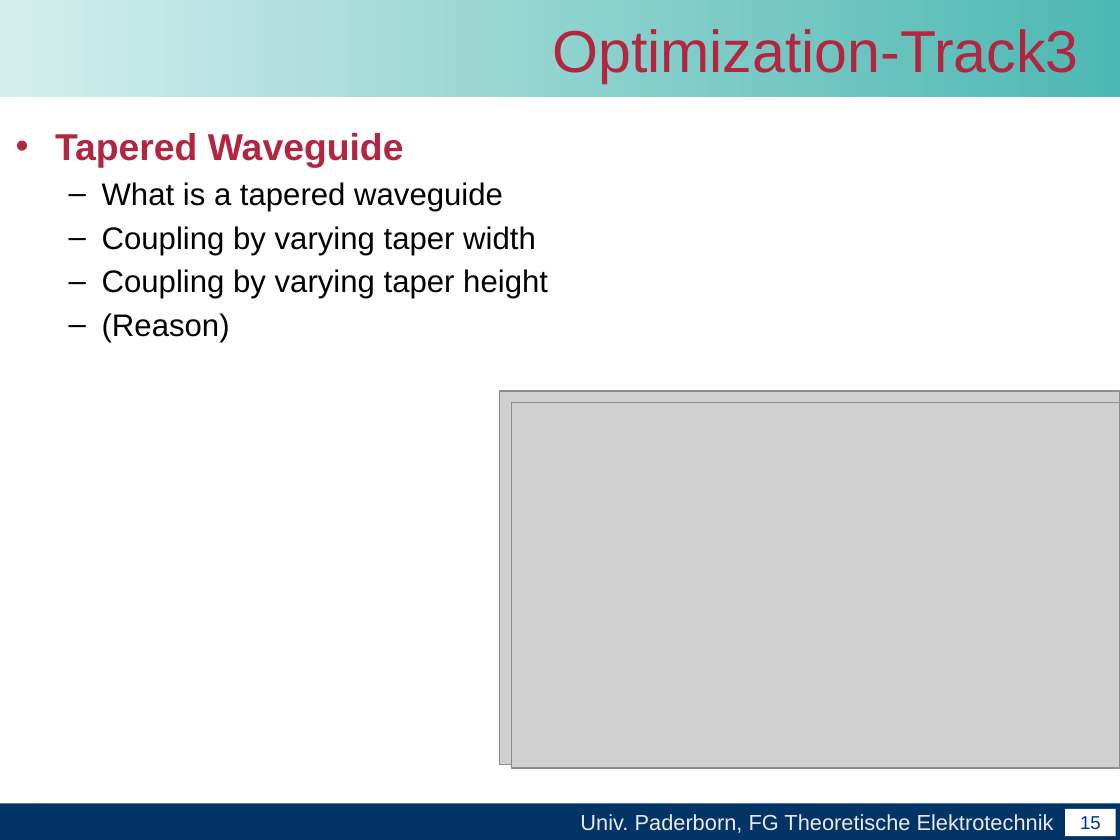
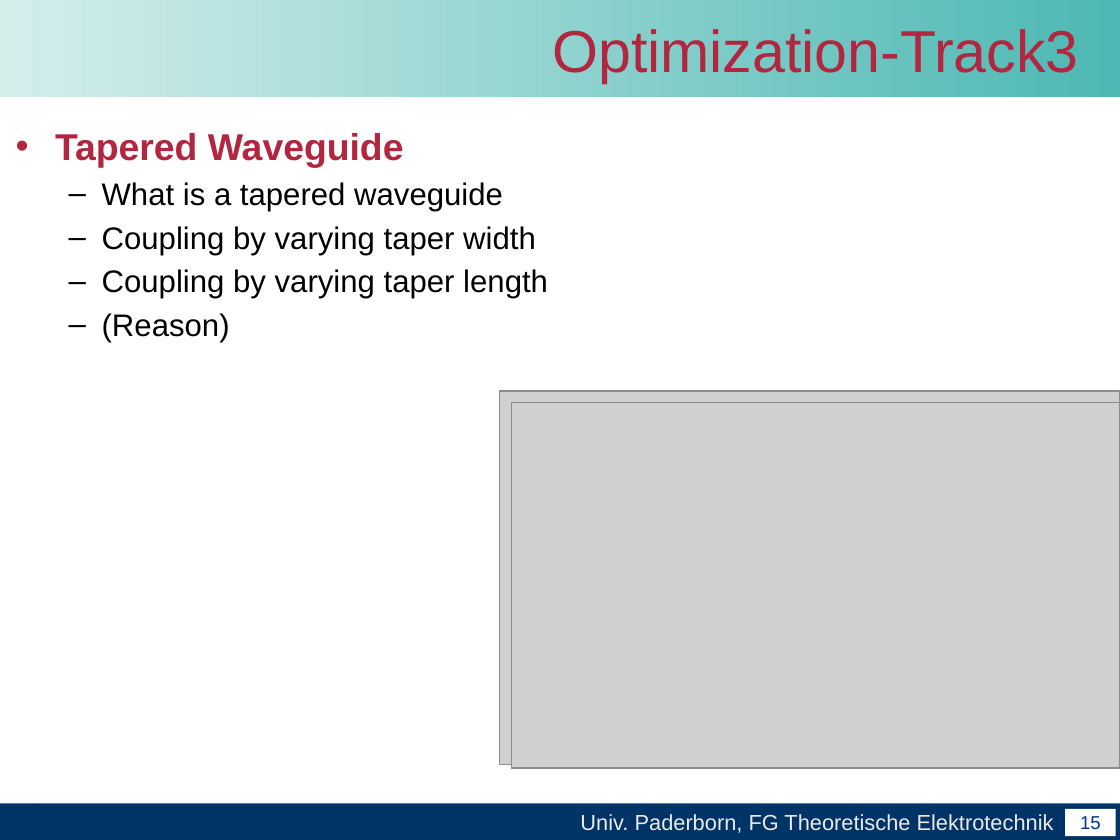
Before and after one commit to leonard117/arbeittet, a slide deck: slide 16 of Master_arbeit/word/Abschlussvortrag der Masterarbeit.pptx. Drawn at 1120x840 pixels with LibreOffice and Linux fonts; fonts in the diff are those of the drawing; grey boxes stand for pictures; background and template pictures are left out. Boxes give left, top, right and bottom in pixels: in the first picture for what was removed or moved away, otherwise in the second. Text is boxed around its words. In the diff, an @@ line names an element or a change of style, - is before the commit and + after.

```diff
--- a/Master_arbeit/word/Abschlussvortrag der Masterarbeit.pptx
+++ b/Master_arbeit/word/Abschlussvortrag der Masterarbeit.pptx
@@ text at [102, 269, 548, 299]: text changed @@
-  – Coupling by varying taper height
+  – Coupling by varying taper length
```
Also in this commit, not shown: 3 other slides changed.
